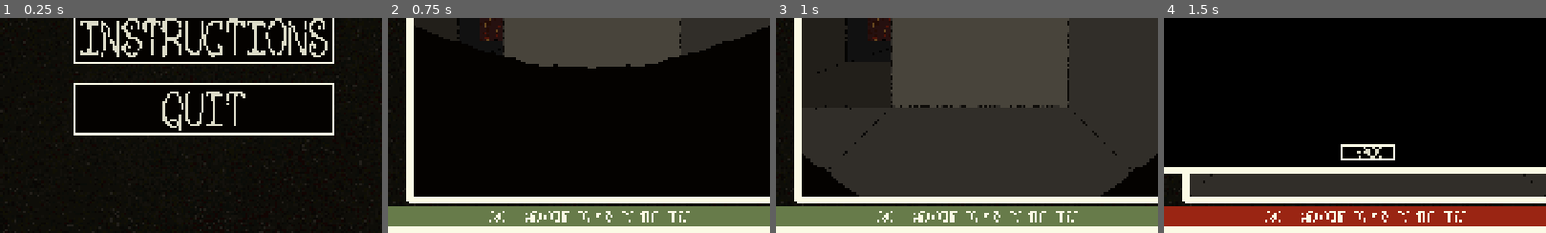
Above: before the commit, frames 1-4 (left to right).
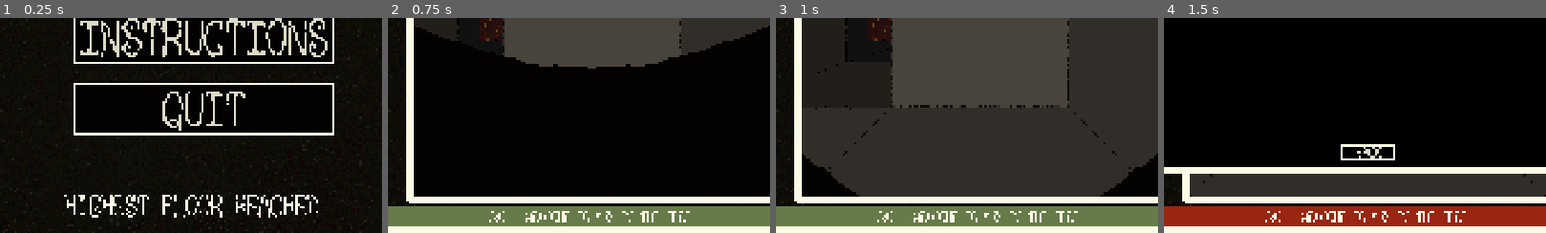
Above: after the commit, the same moments.

Repository: sym-z/arm-to-the-teeth
Game: Godot game, scene res://scenes/main_menu/main_menu.tscn
Two runs of this game, one before a commit and one after it. Both use one fixed random seed, a clock stepped at 60 frames per second and the inputs below. The project has no main scene, so this scene is started directly.
Inputs (mouse positions are % of the whole screen's width and height, from its top left):
- Up to frame 1 (0.25 s): no input
- Up to frame 2 (0.75 s): click "BEGIN" at 0.5 s
- Up to frame 3 (1 s): no input
- Up to frame 4 (1.5 s): move the mouse to (50, 96) at 1.27 s; hold D (turn_right) from 1.28 s (still down); hold Space (pick_up) from 1.28 s (still down); click (50, 96) at 1.42 s
The pictures show only the part of the screen within x 23-73%, y 50-100%; the shares and areas given below are measured in that part.

The runs differ from the first frame. In frame 1, 1.7% of the frame differs, in the area x 16-84%, y 82-93%; in frame 2, nothing differs; in frame 3, nothing differs; in frame 4, nothing differs.
Error after the commit: Invalid access to property or key 'highest_floor' on a base object of type 'Node (globals.gd)'. (res://scenes/main_menu/main_menu.gd:13)

Commit message:
main menu high score

Diff:
--- a/src/scenes/main_menu/main_menu.gd
+++ b/src/scenes/main_menu/main_menu.gd
@@ -4,10 +4,13 @@
 @export var tutorial_button : Button
 @export var quit_button : Button
 
+@export var score_label : Label
+
 func _ready():
 	play_button.connect("pressed", start_game)
 	quit_button.connect("pressed", quit_game)
 	tutorial_button.connect("pressed", tutorial)
+	score_label.text = "HIGHEST FLOOR REACHED: " + str(Globals.highest_floor)
 
 func start_game():
 	Globals.curr_floor = 0
--- a/src/scenes/main_menu/main_menu.tscn
+++ b/src/scenes/main_menu/main_menu.tscn
@@ -5,11 +5,12 @@
 [ext_resource type="FontFile" uid="uid://btusrtqjgu407" path="res://assets/visual/ui/ui_font_1.png" id="2_uqeha"]
 [ext_resource type="Theme" uid="uid://cjx0tjkwn4x17" path="res://themes/main_menu/mm_buttons.tres" id="3_wem23"]
 
-[node name="Main Menu" type="CanvasLayer" node_paths=PackedStringArray("play_button", "tutorial_button", "quit_button")]
+[node name="Main Menu" type="CanvasLayer" node_paths=PackedStringArray("play_button", "tutorial_button", "quit_button", "score_label")]
 script = ExtResource("1_uqeha")
 play_button = NodePath("MarginContainer/CenterContainer/VBoxContainer/Play")
 tutorial_button = NodePath("MarginContainer/CenterContainer/VBoxContainer/Tutorial")
 quit_button = NodePath("MarginContainer/CenterContainer/VBoxContainer/Quit")
+score_label = NodePath("Scores/CenterContainer/Score Label")
 
 [node name="Background" type="TextureRect" parent="."]
 anchors_preset = 15
@@ -65,3 +66,22 @@
 layout_mode = 2
 theme = ExtResource("3_wem23")
 text = "QUIT"
+
+[node name="Scores" type="MarginContainer" parent="."]
+anchors_preset = 15
+anchor_right = 1.0
+anchor_bottom = 1.0
+grow_horizontal = 2
+grow_vertical = 2
+mouse_filter = 2
+theme_override_constants/margin_top = 940
+
+[node name="CenterContainer" type="CenterContainer" parent="Scores"]
+layout_mode = 2
+mouse_filter = 2
+
+[node name="Score Label" type="Label" parent="Scores/CenterContainer"]
+layout_mode = 2
+theme_override_fonts/font = ExtResource("2_uqeha")
+theme_override_font_sizes/font_size = 61
+text = "HIGHEST FLOOR REACHED: "
Not shown, changed: docs/DEVLOG.md
